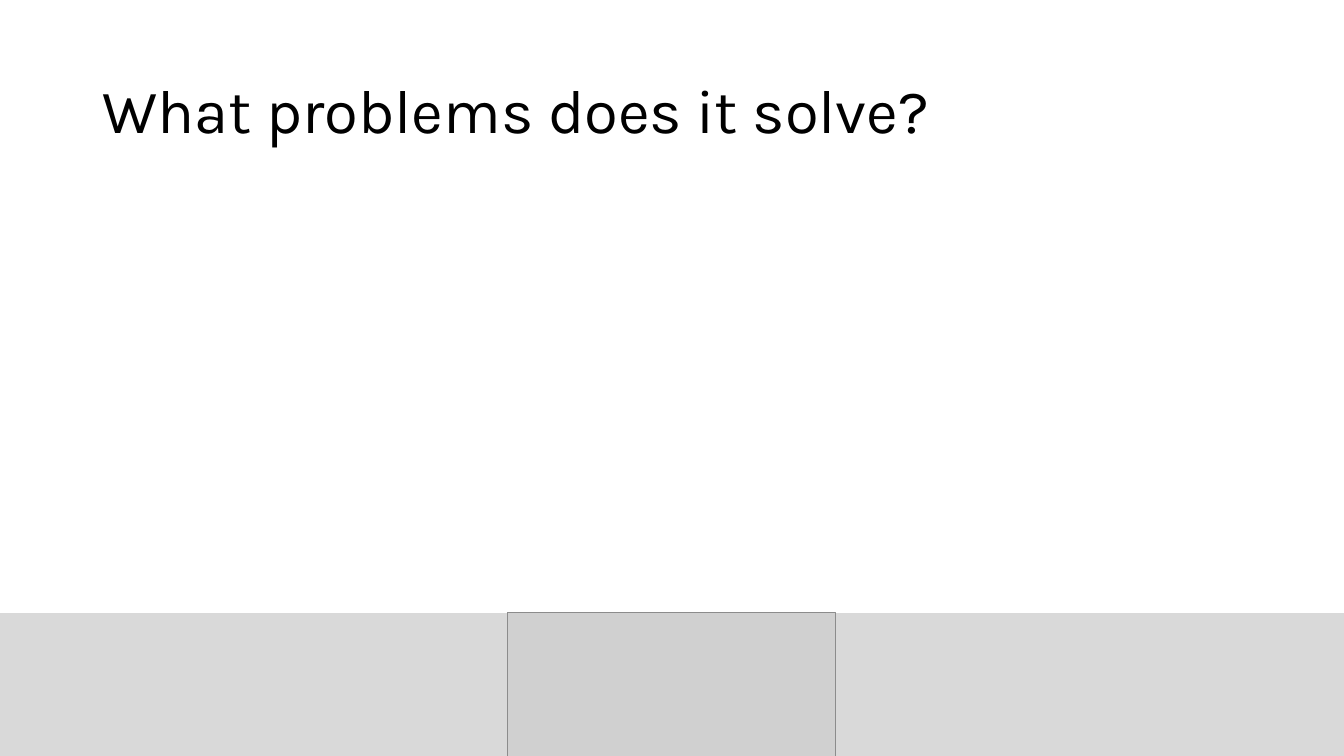
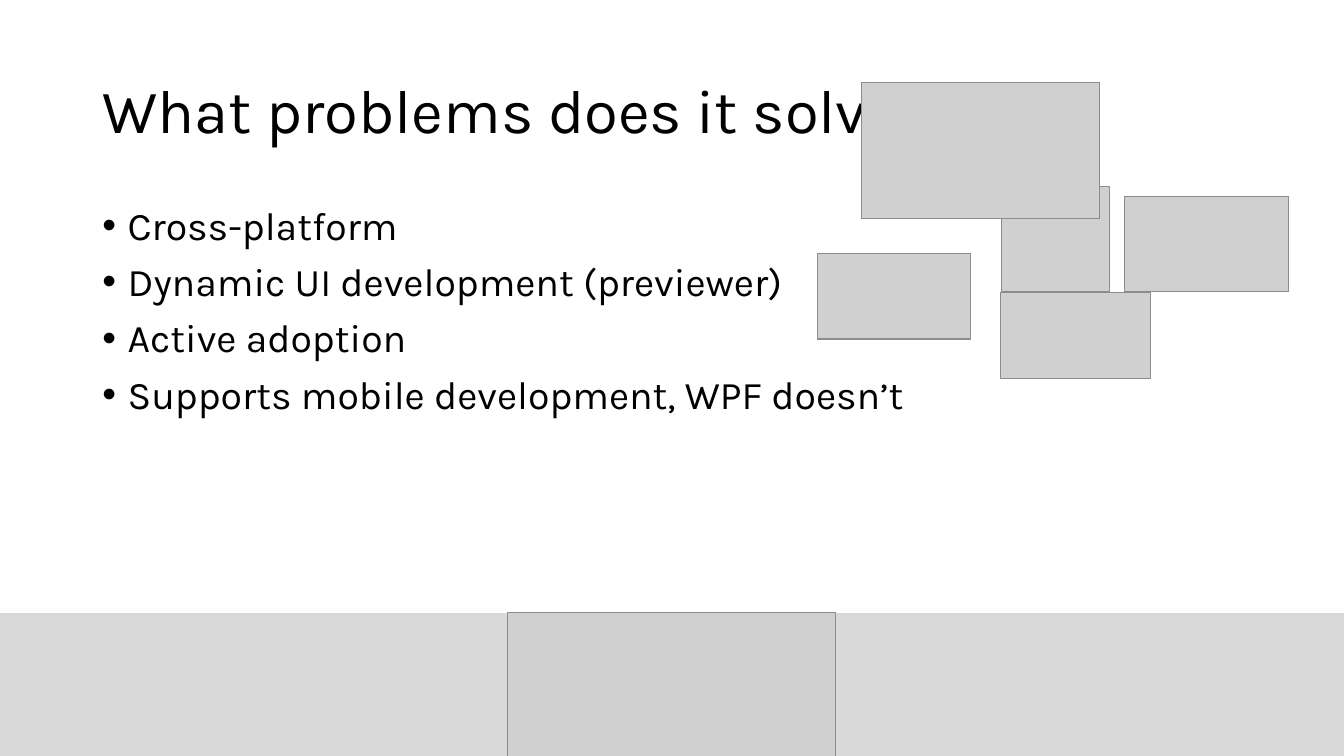
Before and after one commit to sebivenlo/esd-2024-avaloniaui, a slide deck: slide 11 of presentation/AvaloniaUI_presentation.pptx (slide 7 before the commit). Drawn at 1344x756 pixels with LibreOffice and Linux fonts; fonts in the diff are those of the drawing; grey boxes stand for pictures. Boxes give left, top, right and bottom in pixels: in the first picture for what was removed or moved away, otherwise in the second. Text is boxed around its words. In the diff, an @@ line names an element or a change of style, - is before the commit and + after.

```diff
--- a/presentation/AvaloniaUI_presentation.pptx
+++ b/presentation/AvaloniaUI_presentation.pptx
@@ picture added at (861,83,1099,219) @@
@@ picture added at (1001,187,1110,292) @@
@@ picture added at (1125,197,1290,291) @@
@@ text added at (128,213,903,419), 28 pt, text #000000 @@
+• Cross-platform
+• Dynamic UI development (previewer)
+• Active adoption
+• Supports mobile development, WPF doesn’t
@@ picture added at (818,254,971,340) @@
@@ picture added at (1001,292,1151,379) @@
```
Also in this commit, not shown: 6 other slides changed, 7 slides added, 2 slides removed.
